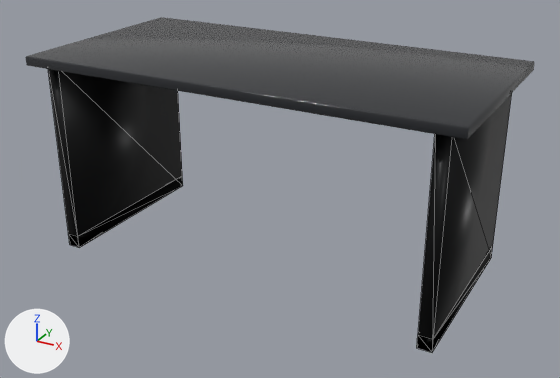
What one commit did to the glTF model models/furniture/bl_dining_table.glb.
The view is the same before and after, from a 50 mm camera at (1.3, -2.341, 1.437) aimed at (0.03, -0.033, 0.283). Every picture has the same lights, and +X, +Y and +Z are marked at lower left. The first picture is the older version. Mesh edges are drawn as thin lines on the coarser meshes.

Objects in the first picture: 'legFrameH', 'legFrameH.001', 'legFrameV', 'legFrameV.001', 'top'.
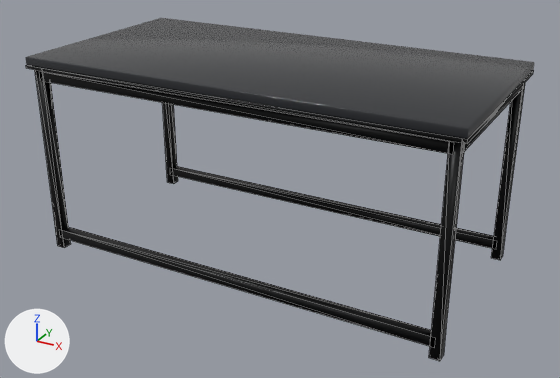
The change, as a list of edits to the scene's bpy script:
```text
Add me_cube_001_1:
    me_cube_001_1.from_pydata([(-0.8, -0.4, 0.72), (-0.8, -0.4, 0.73), (-0.8, 0.4, 0.72), (-0.8, 0.4, 0.73), (0.8, -0.4, 0.72), (0.8, -0.4, 0.73), (0.8, 0.4, 0.72), (0.8, 0.4, 0.73)], [], [(0, 1, 3), (0, 3, 2), (2, 3, 7), (2, 7, 6), (6, 7, 5), (6, 5, 4), (4, 5, 1), (4, 1, 0), (2, 6, 4), (2, 4, 0), (7, 3, 1), (7, 1, 5)])
    me_cube_001_1.materials.append(mat_black)  # black #151617
Add me_cube_011:
    me_cube_011.from_pydata(...)  # a box spanning x -0.76..0.76, y 0.34..0.38, z 0.04..0.08
    me_cube_011.materials.append(mat_black)  # black #151617
Add me_cube_009:
    me_cube_009.from_pydata(...)  # a box spanning x -0.76..0.76, y -0.38..-0.34, z 0.04..0.08
    me_cube_009.materials.append(mat_black)  # black #151617
Add me_cube_006:
    me_cube_006.from_pydata(...)  # a box spanning x 0.745..0.78, y 0.345..0.38, z 0.0..0.72
    me_cube_006.materials.append(mat_black)  # black #151617
Add me_cube_005_1:
    me_cube_005_1.from_pydata(...)  # a box spanning x 0.745..0.78, y -0.38..-0.345, z 0.0..0.72
    me_cube_005_1.materials.append(mat_black)  # black #151617
Add me_cube_003_1:
    me_cube_003_1.from_pydata(...)  # a box spanning x -0.78..-0.745, y 0.345..0.38, z 0.0..0.72
    me_cube_003_1.materials.append(mat_black)  # black #151617
Add me_cube_002_1:
    me_cube_002_1.from_pydata(...)  # a box spanning x -0.78..-0.745, y -0.38..-0.345, z 0.0..0.72
    me_cube_002_1.materials.append(mat_black)  # black #151617
Add me_cube_007:
    me_cube_007.from_pydata(...)  # a box spanning x 0.745..0.78, y -0.36..0.36, z 0.673..0.708
    me_cube_007.materials.append(mat_black)  # black #151617
Add me_cube_008:
    me_cube_008.from_pydata(...)  # a box spanning x -0.76..0.76, y -0.38..-0.34, z 0.67..0.71
    me_cube_008.materials.append(mat_black)  # black #151617
Remove ob_legframeh:
    ob_legframeh = bpy.data.objects.new('legFrameH', me_cube_002)
    ob_legframeh.location = (0.0, 0.0, 0.0)
Remove ob_legframeh_001:
    ob_legframeh_001 = bpy.data.objects.new('legFrameH.001', me_cube_004)
    ob_legframeh_001.location = (0.0, 0.0, 0.0)
Remove ob_legframev:
    ob_legframev = bpy.data.objects.new('legFrameV', me_cube_001)
    ob_legframev.location = (0.0, 0.0, 0.0)
Remove ob_legframev_001:
    ob_legframev_001 = bpy.data.objects.new('legFrameV.001', me_cube_003)
    ob_legframev_001.location = (0.0, 0.0, 0.0)
Add ob_topedge:
    ob_topedge = bpy.data.objects.new('topEdge', me_cube_001_1)
    ob_topedge.location = (0.0, 0.0, 0.0)
Add ob_stretcher_001:
    ob_stretcher_001 = bpy.data.objects.new('stretcher.001', me_cube_011)
    ob_stretcher_001.location = (0.0, 0.0, 0.0)
Add ob_stretcher:
    ob_stretcher = bpy.data.objects.new('stretcher', me_cube_009)
    ob_stretcher.location = (0.0, 0.0, 0.0)
Add ob_leg_003:
    ob_leg_003 = bpy.data.objects.new('leg.003', me_cube_006)
    ob_leg_003.location = (0.0, 0.0, 0.0)
Add ob_leg_002:
    ob_leg_002 = bpy.data.objects.new('leg.002', me_cube_005_1)
    ob_leg_002.location = (0.0, 0.0, 0.0)
Add ob_leg_001:
    ob_leg_001 = bpy.data.objects.new('leg.001', me_cube_003_1)
    ob_leg_001.location = (0.0, 0.0, 0.0)
Add ob_leg:
    ob_leg = bpy.data.objects.new('leg', me_cube_002_1)
    ob_leg.location = (0.0, 0.0, 0.0)
Add ob_apronshort_001:
    ob_apronshort_001 = bpy.data.objects.new('apronShort.001', me_cube_007)
    ob_apronshort_001.location = (0.0, 0.0, 0.0)
Add ob_apronlong:
    ob_apronlong = bpy.data.objects.new('apronLong', me_cube_008)
    ob_apronlong.location = (0.0, 0.0, 0.0)
```

Changed parts and their boxes [x1, y1, x2, y2] in the pictures (560 x 378 px):
'legFrameV', deleted (black)
    before: [48, 69, 183, 247]
'legFrameV.001', deleted (black)
    before: [417, 93, 512, 352]
'stretcher', added
    after: [59, 227, 435, 347]
'apronLong', added
    after: [39, 71, 454, 153]
'stretcher.001', added
    after: [170, 166, 497, 248]
'leg.002', added (black)
    after: [429, 141, 465, 361]
'leg', added (black)
    after: [35, 70, 70, 248]
'topEdge', added
    after: [26, 65, 534, 143]
'leg.003', added (black)
    after: [491, 83, 525, 260]
'leg.001', added (black)
    after: [162, 103, 178, 184]
'legFrameH', deleted
    before: [68, 177, 183, 247]
'legFrameH.001', deleted
    before: [417, 251, 492, 352]
'apronShort.001', added (mostly hidden)
    after: [464, 85, 524, 151]
